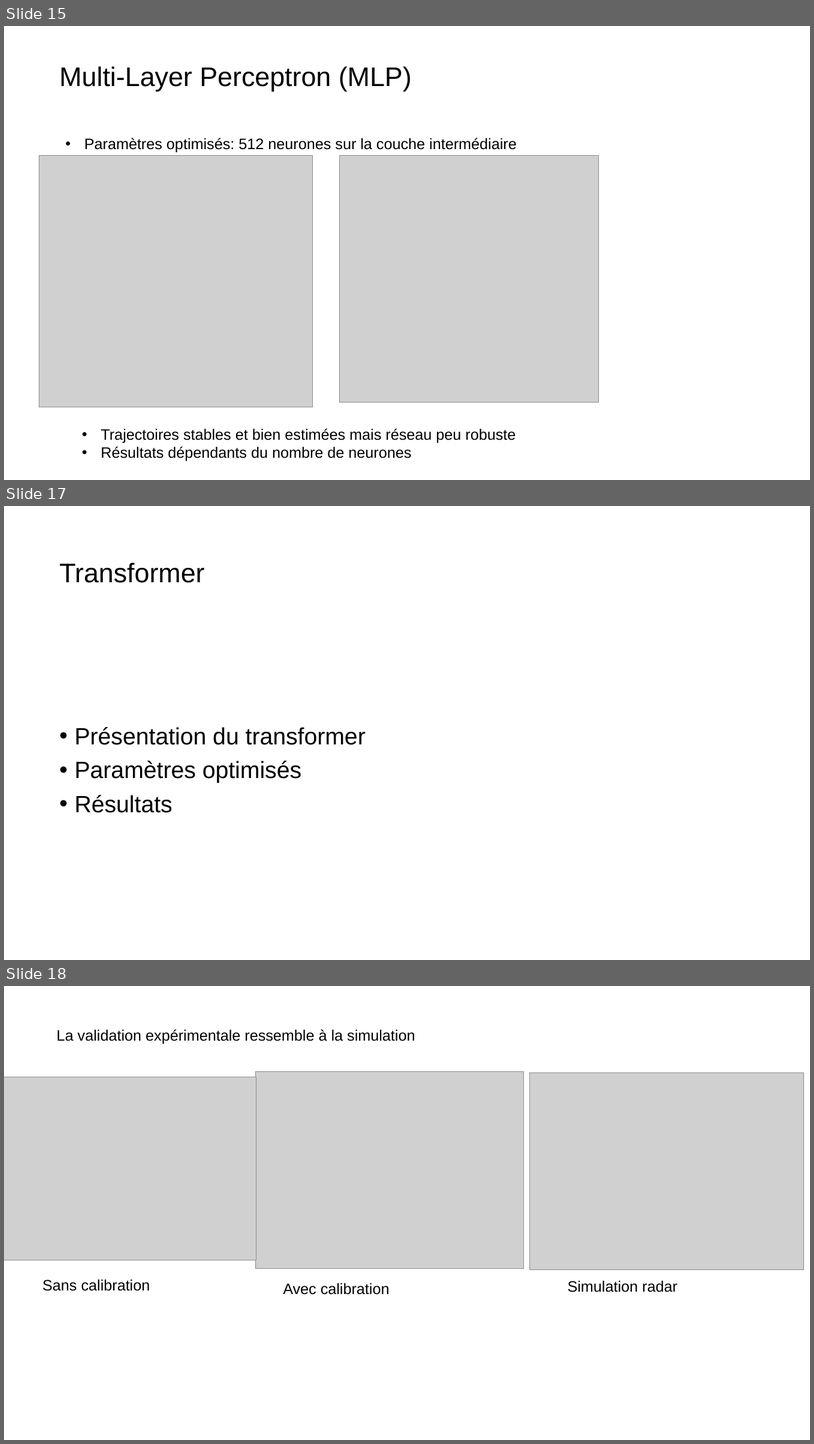
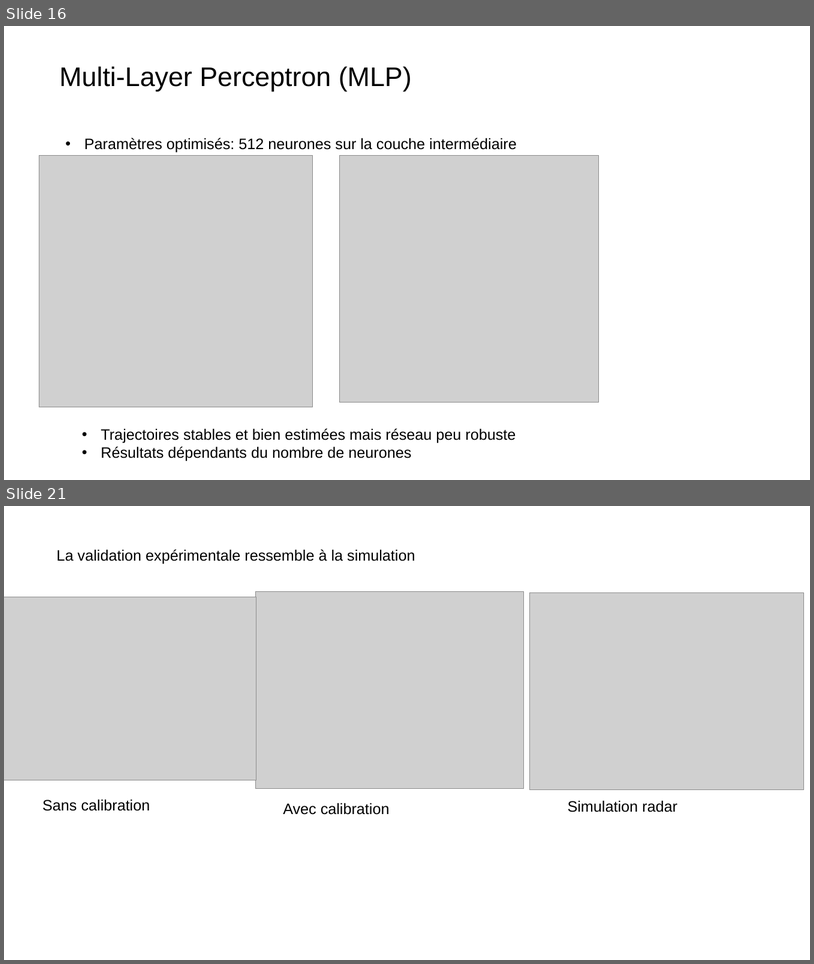
Before and after one commit to grotsartdehe/TFE, a slide deck: Presentation/Slides_TFE.pptx. Shown one above the other, each under a label of ours: slides 15, 17 and 18 before the commit, slides 16 and 21 after it; the slides between them are not shown. The pictures are 814x1444 and 814x964 pixels, drawn with LibreOffice and Linux fonts; fonts in the diff are those of the drawing; grey boxes stand for pictures. Boxes give left, top, right and bottom in pixels: in the first picture for what was removed or moved away, otherwise in the second. Text is boxed around its words. In the diff, an @@ line names an element or a change of style, - is before the commit and + after.

```diff
--- a/Presentation/Slides_TFE.pptx
+++ b/Presentation/Slides_TFE.pptx
@@ slide 17 removed at (4, 506, 810, 960), background #FFFFFF @@
@@ title removed at (59, 562, 204, 583) @@
-Transformer
@@ subtitle removed at (75, 727, 366, 813) @@
-• Présentation du transformer
-• Paramètres optimisés
-• Résultats
@@ what was slide 15 is now slide 16 @@
@@ what was slide 18 is now slide 21 @@
```
Also in this commit, not shown: 3 slides changed, 4 slides added, 4 other files.
